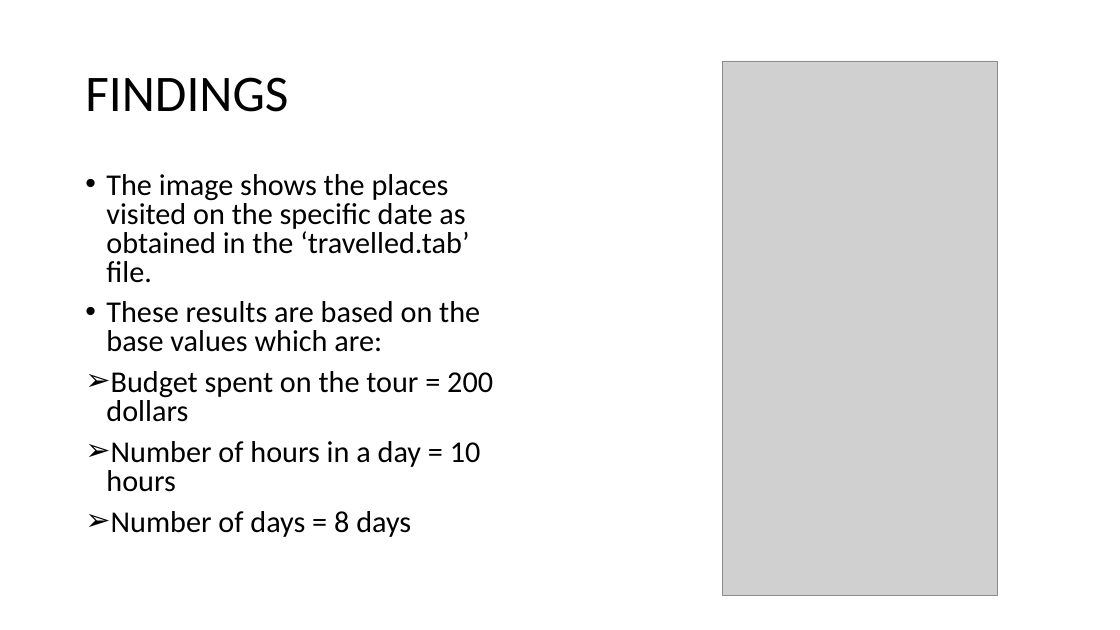
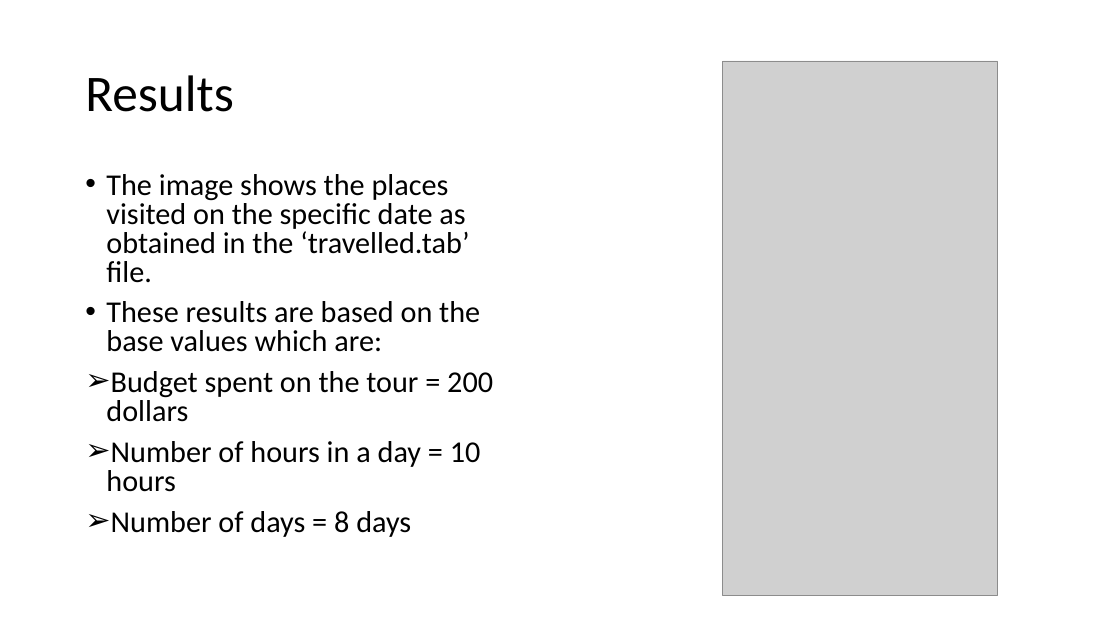
Before and after one commit to abhilash-j2/BostonSightseeing, a slide deck: slide 15 of Boston Sightseeing.pptx. Drawn at 1120x630 pixels with LibreOffice and Linux fonts; fonts in the diff are those of the drawing; grey boxes stand for pictures. Boxes give left, top, right and bottom in pixels: in the first picture for what was removed or moved away, otherwise in the second. Text is boxed around its words. In the diff, an @@ line names an element or a change of style, - is before the commit and + after.

```diff
--- a/Boston Sightseeing.pptx
+++ b/Boston Sightseeing.pptx
@@ title at (85,75,234,112): text changed @@
-FINDINGS
+Results
```
Also in this commit, not shown: 11 other slides changed, 7 slides added, 1 slide removed, 1 other file.
